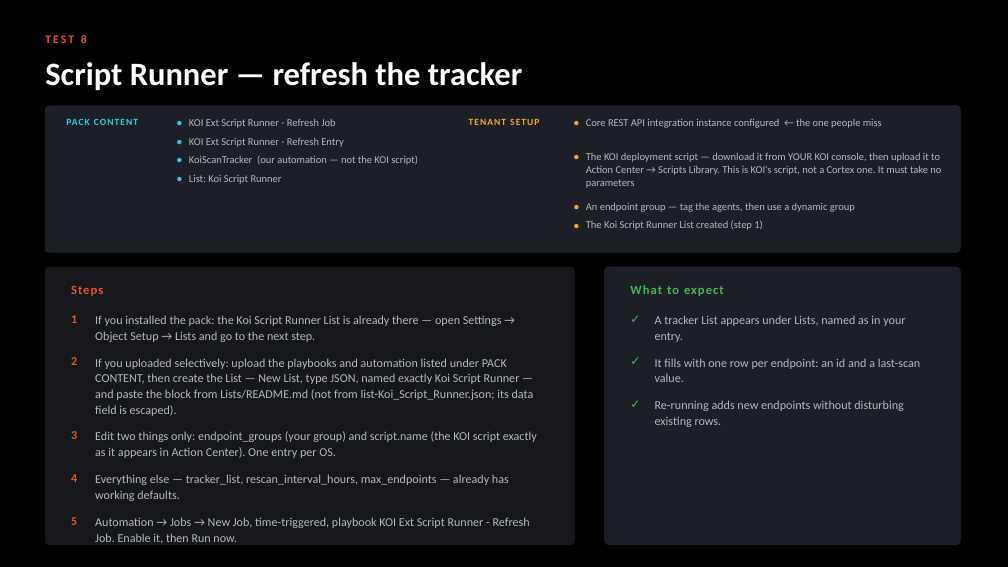
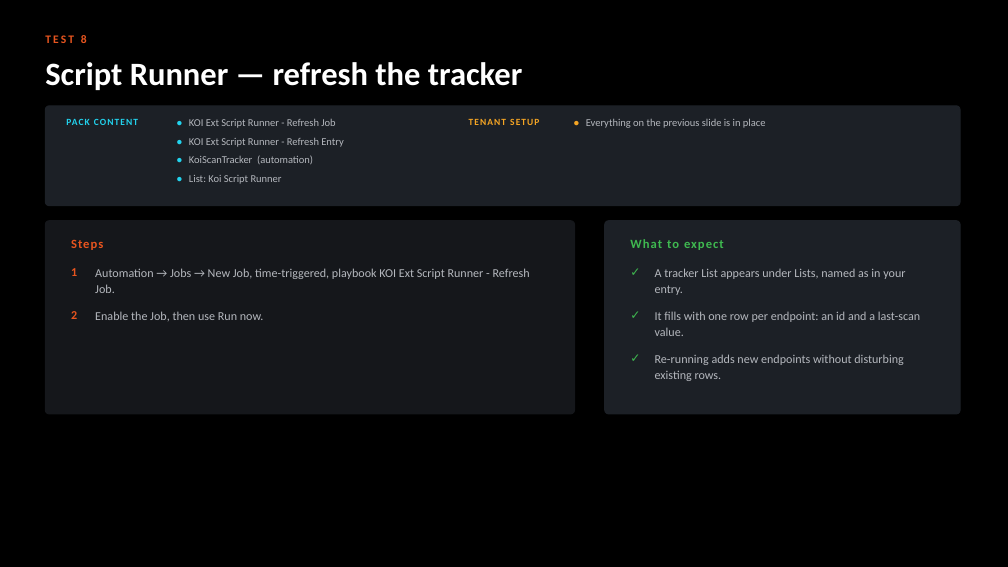
Before and after one commit to ayman-m/koi-xsiam-markeplacepack, a slide deck: slide 13 of docs/KOI_Marketplace_Pack_Test_Guide.pptx (slide 12 before the commit). Drawn at 1008x567 pixels with LibreOffice and Linux fonts; fonts in the diff are those of the drawing. Boxes give left, top, right and bottom in pixels: in the first picture for what was removed or moved away, otherwise in the second. Text is boxed around its words. In the diff, an @@ line names an element or a change of style, - is before the commit and + after.

```diff
--- a/docs/KOI_Marketplace_Pack_Test_Guide.pptx
+++ b/docs/KOI_Marketplace_Pack_Test_Guide.pptx
@@ rounded rectangle: place and size @@
-rounded rectangle at (45,106,960,253)
+rounded rectangle at (45,106,960,206)
@@ text at (586,119,766,128): text changed @@
-Core REST API integration instance configured ← the one people miss
+Everything on the previous slide is in place
@@ text at (189,155,313,164): text changed @@
-KoiScanTracker (our automation — not the KOI script)
+KoiScanTracker (automation)
@@ text removed at (574,150,585,167) @@
-•
@@ text removed at (586,153,941,188) @@
-The KOI deployment script — download it from YOUR KOI console, then upload it to Action Center → Scripts Library. This is KOI's script, not a Cortex one. It must take no parameters
@@ text removed at (574,200,585,217) @@
-•
@@ text removed at (586,203,855,212) @@
-An endpoint group — tag the agents, then use a dynamic group
@@ rounded rectangle: place and size @@
-rounded rectangle at (45,268,575,545)
+rounded rectangle at (45,221,575,414)
@@ proportions changed in 3 elements at (45,106,960,206), (45,221,575,414), (605,221,960,414) @@
@@ rounded rectangle: place and size @@
-rounded rectangle at (605,268,960,545)
+rounded rectangle at (605,221,960,414)
@@ text at (95,268,530,293): text changed @@
-Automation → Jobs → New Job, time-triggered, playbook KOI Ext Script Runner - Refresh Job. Enable it, then Run now.
+Automation → Jobs → New Job, time-triggered, playbook KOI Ext Script Runner - Refresh Job.
@@ text at (631,265,649,286): text changed; size 10 to 11.5 pt; text colour #F5A524 to #3FB950 @@
-•
+✓
@@ text at (95,311,264,321): text changed; size 10 to 11.5 pt @@
-The Koi Script Runner List created (step 1)
+Enable the Job, then use Run now.
@@ text removed at (95,315,502,342) @@
-If you installed the pack: the Koi Script Runner List is already there — open Settings → Object Setup → Lists and go to the next step.
@@ text "✓": place and size @@
-text "✓" at (631,312,649,333)
+text "✓" at (631,308,649,329)
@@ text removed at (95,358,534,416) @@
-If you uploaded selectively: upload the playbooks and automation listed under PACK CONTENT, then create the List — New List, type JSON, named exactly Koi Script Runner — and paste the block from Lists/README.md (not from list-Koi_Script_Runner.json; its data field is escaped).
@@ text "✓": place and size @@
-text "✓" at (631,354,649,375)
+text "✓" at (631,350,649,371)
@@ 7 texts: place and size @@
-7 texts at (71,285,920,427)
+7 texts at (71,239,920,381)
@@ text removed at (631,397,649,418) @@
-✓
@@ text removed at (71,431,77,439) @@
-3
@@ text removed at (95,431,537,458) @@
-Edit two things only: endpoint_groups (your group) and script.name (the KOI script exactly as it appears in Action Center). One entry per OS.
@@ text removed at (71,474,77,482) @@
-4
@@ text removed at (95,474,509,501) @@
-Everything else — tracker_list, rescan_interval_hours, max_endpoints — already has working defaults.
@@ text removed at (71,517,77,525) @@
-5
```
Also in this commit, not shown: 1 slide added, 3 other files.
